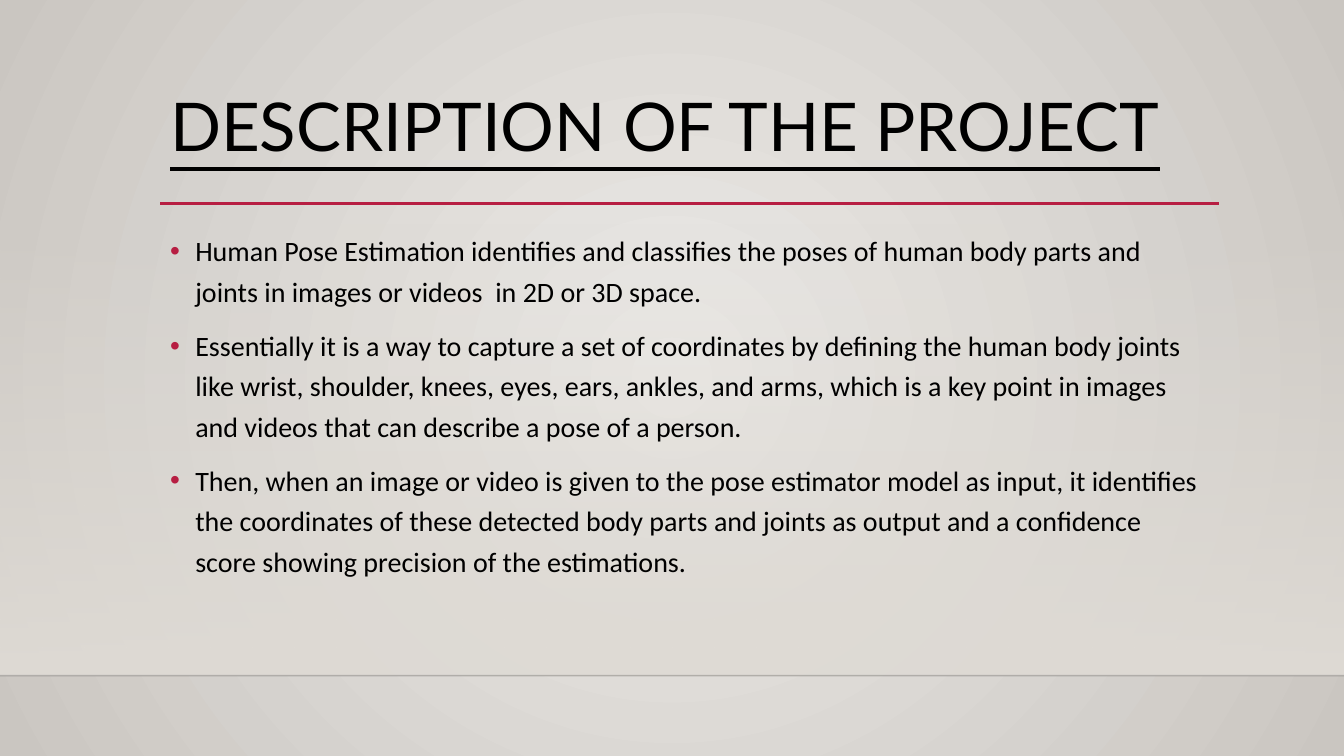
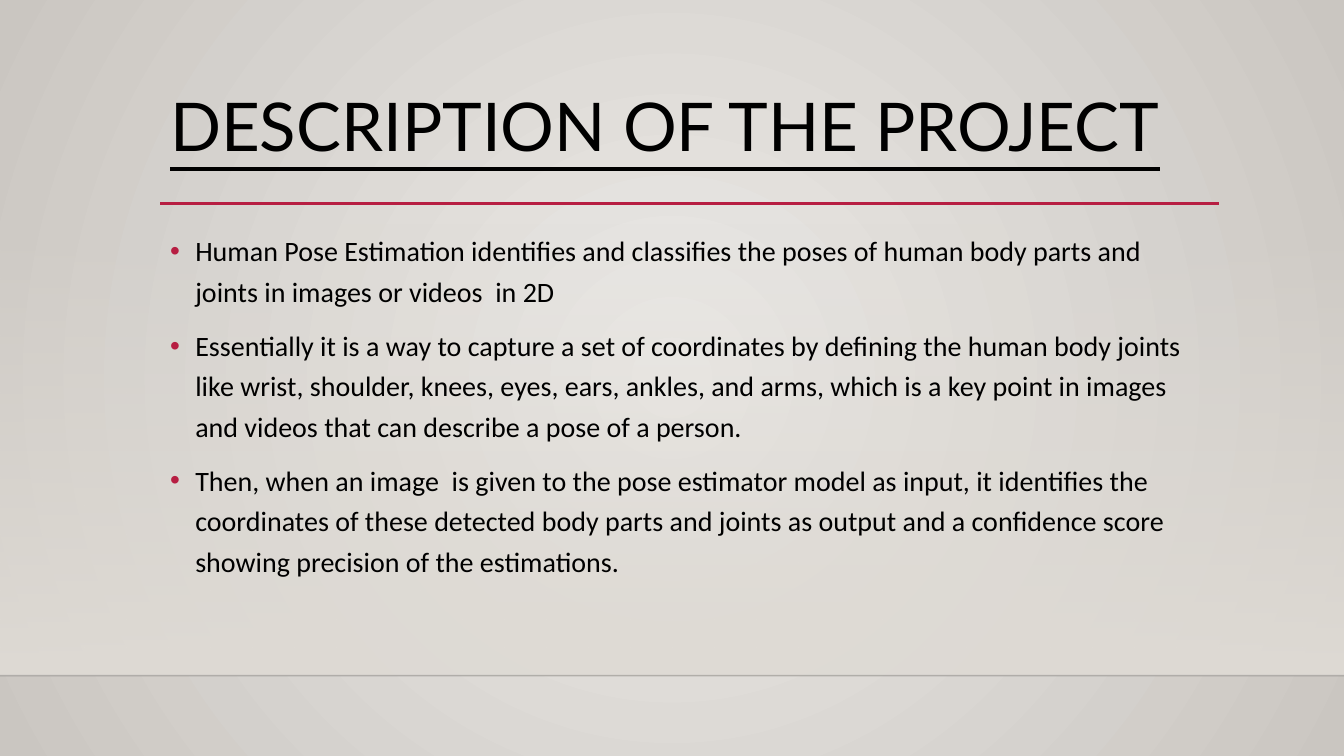
Before and after one commit to AleenaPoulose/main_project, a slide deck: slide 4 of HUMAN POSE ESTIMATION.pptx. Drawn at 1344x756 pixels with LibreOffice and Linux fonts; fonts in the diff are those of the drawing; background and template pictures are left out. Boxes give left, top, right and bottom in pixels: in the first picture for what was removed or moved away, otherwise in the second. Text is boxed around its words. In the diff, an @@ line names an element or a change of style, - is before the commit and + after.

```diff
--- a/HUMAN POSE ESTIMATION.pptx
+++ b/HUMAN POSE ESTIMATION.pptx
@@ text at <box>195,241,1141,307</box>: text changed @@
-• Human Pose Estimation identifies and classifies the poses of human body parts and joints in images or videos in 2D or 3D space.
+• Human Pose Estimation identifies and classifies the poses of human body parts and joints in images or videos in 2D
@@ text at <box>195,471,1164,577</box>: text changed @@
-• Then, when an image or video is given to the pose estimator model as input, it identifies the coordinates of these detected body parts and joints as output and a confidence score showing precision of the estimations.
+• Then, when an image is given to the pose estimator model as input, it identifies the coordinates of these detected body parts and joints as output and a confidence score showing precision of the estimations.
```
Also in this commit, not shown: 3 other slides changed, 4 slides added.
